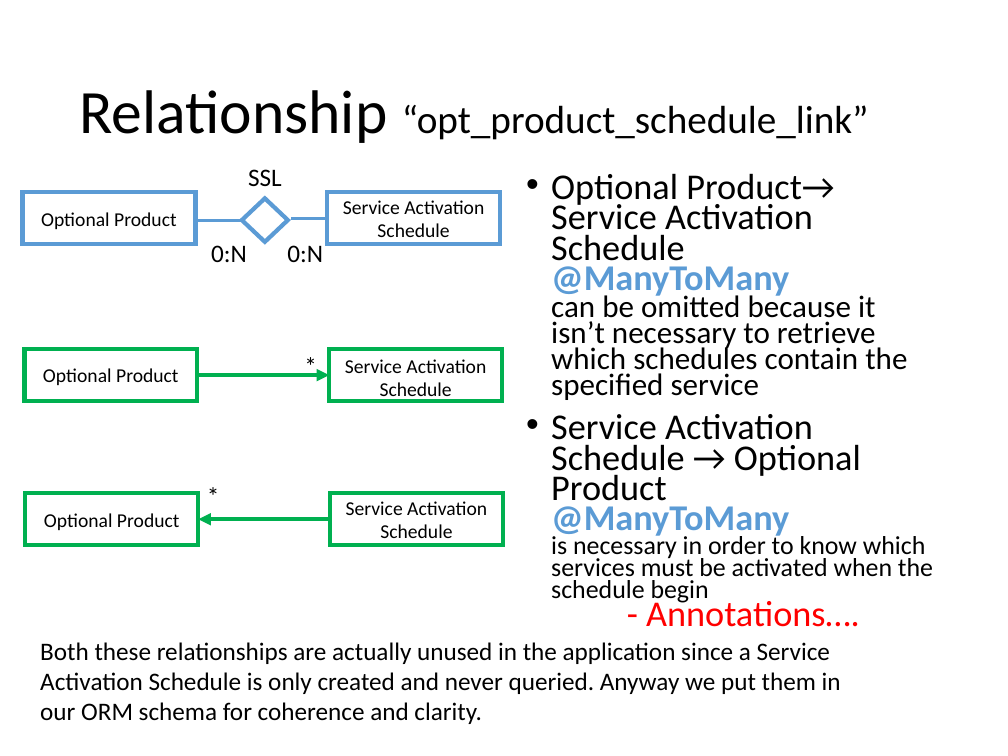
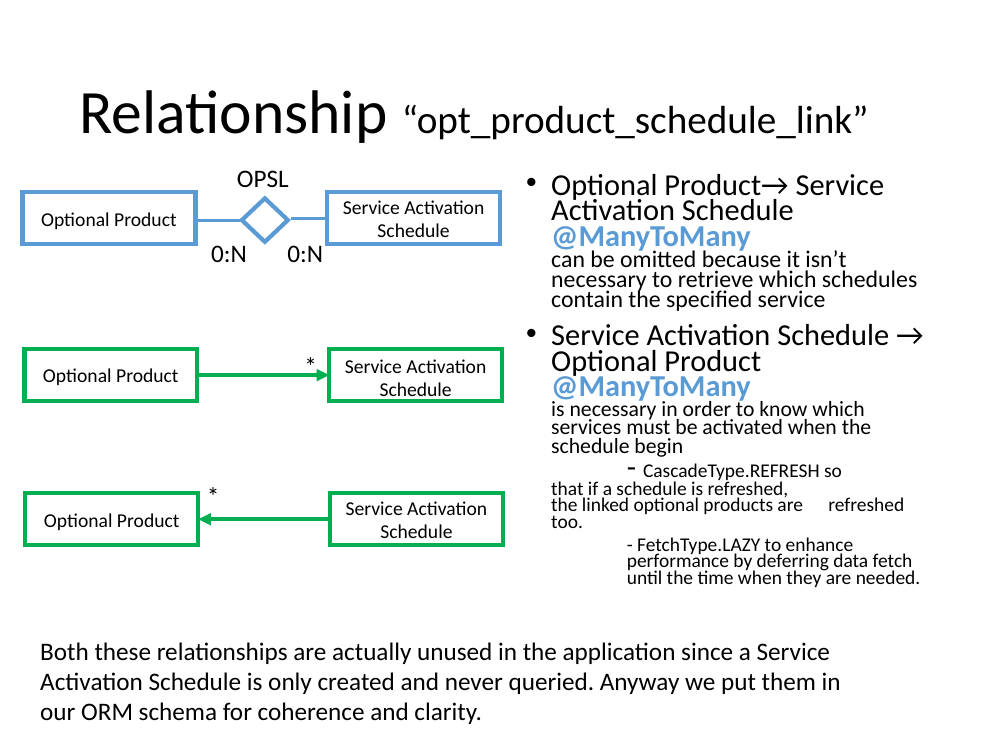
Before and after one commit to andrearestelli/db2-project, a slide deck: slide 51 of docs/documentation.pptx (slide 45 before the commit). Drawn at 1008x756 pixels with LibreOffice and Linux fonts; fonts in the diff are those of the drawing. Boxes give left, top, right and bottom in pixels: in the first picture for what was removed or moved away, otherwise in the second. Text is boxed around its words. In the diff, an @@ line names an element or a change of style, - is before the commit and + after.

```diff
--- a/docs/documentation.pptx
+++ b/docs/documentation.pptx
@@ text at bbox=[237, 170, 289, 187]: text changed @@
-SSL
+OPSL
@@ text at bbox=[551, 174, 917, 311]: size 25.9 to 21.7 pt in "Optional Product→ Service Activation Schedule @ManyToMany"; size 22.2 to 17.1 pt in "can be omitted because it isn’t necessary ..." @@
@@ text at bbox=[551, 324, 921, 587]: text changed; size 18.5 to 13.9 pt @@
-• Service Activation Schedule → Optional Product
-  @ManyToMany
-  is necessary in order to know which services must be activated when the schedule begin
-  - Annotations….
+• Service Activation Schedule → Optional Product
+  @ManyToMany
+  is necessary in order to know which services must be activated when the schedule begin
+  - CascadeType.REFRESH so that if a schedule is refreshed, the linked optional products are refreshed too.
+    - FetchType.LAZY to enhance performance by deferring data fetch until the time when they are needed.
```
Also in this commit, not shown: 6 other slides changed, 17 slides added, 2 slides removed, 2 other files.
